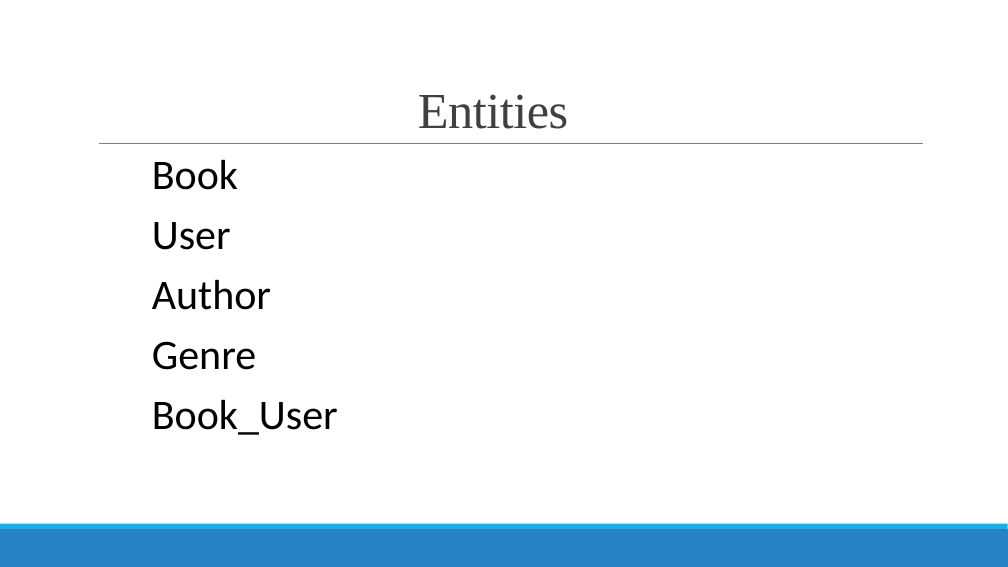
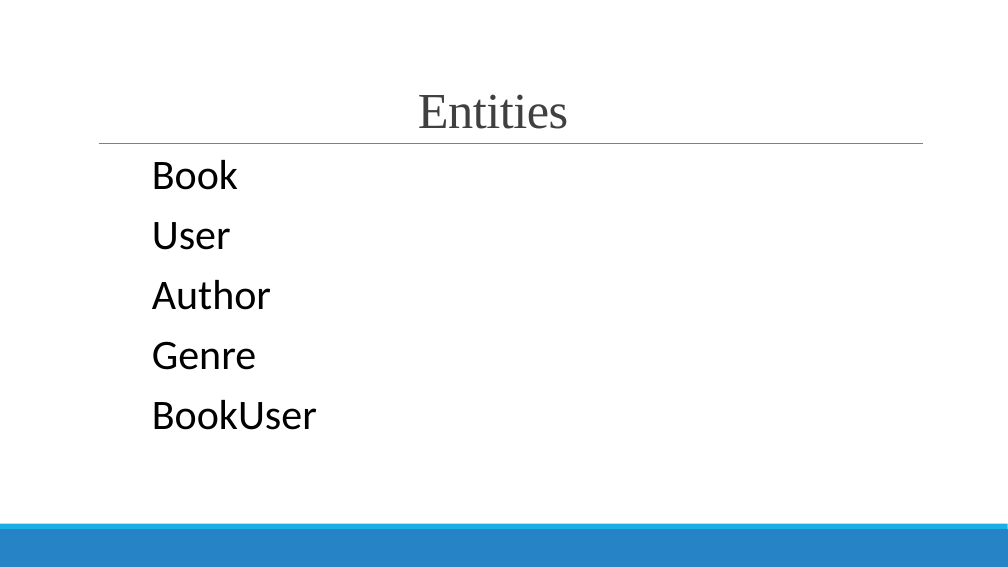
Before and after one commit to javohir101dev/online-library-management, a slide deck: slide 7 of documents/Online Library Management System.pptx (slide 5 before the commit). Drawn at 1008x567 pixels with LibreOffice and Linux fonts; fonts in the diff are those of the drawing. Boxes give left, top, right and bottom in pixels: in the first picture for what was removed or moved away, otherwise in the second. Text is boxed around its words. In the diff, an @@ line names an element or a change of style, - is before the commit and + after.

```diff
--- a/documents/Online Library Management System.pptx
+++ b/documents/Online Library Management System.pptx
@@ text at <box>152,400,317,430</box>: text changed @@
-  Book_User
+  BookUser
```
Also in this commit, not shown: 6 other slides changed, 6 slides added, 5 other files.
